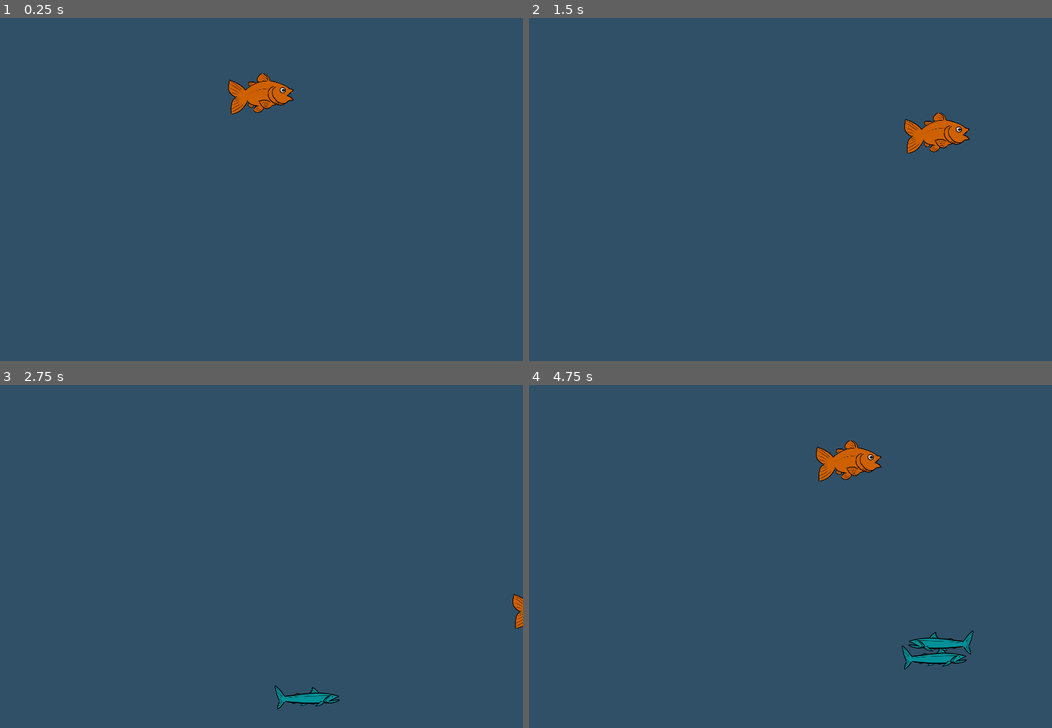
Above: before the commit, frames 1-4 (two rows, left to right).
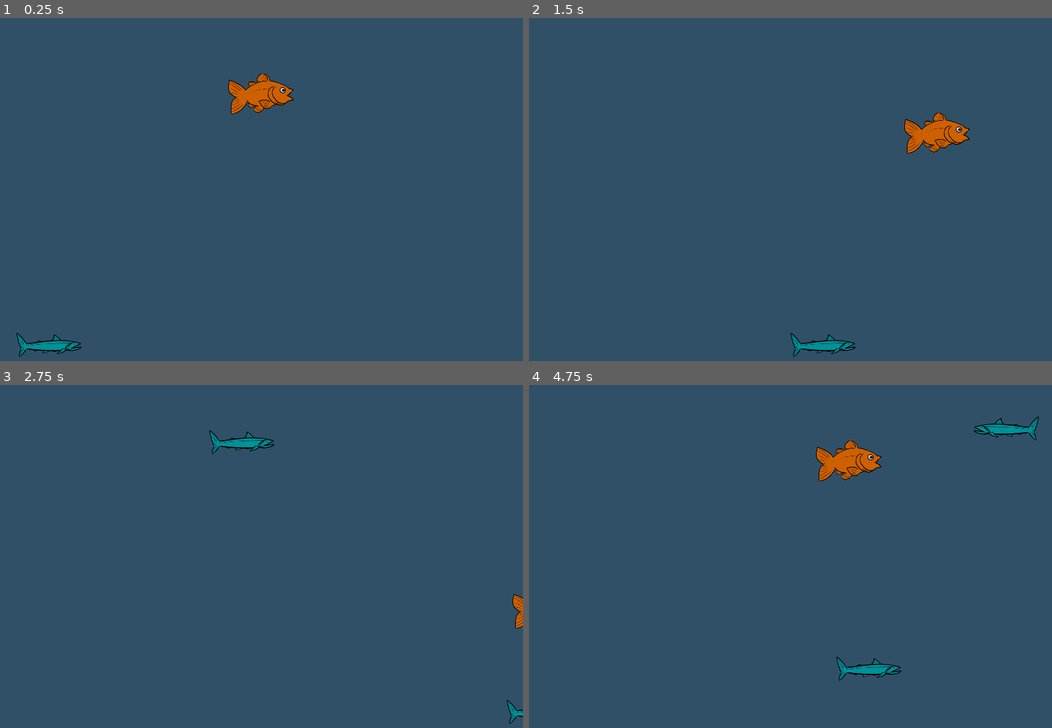
Above: after the commit, the same moments.

Repository: CatNine9/FishGame
Game: Godot game, scene res://Levels/Main.tscn
Same seed, same stepped clock (60 frames per second), same inputs: the game is played once before the commit and once after it.
Inputs:
- Up to frame 1 (0.25 s): no input
- Up to frame 2 (1.5 s): hold Right (ui_right) 0.53-1.28 s; hold Down (ui_down) from 1.28 s (still down)
- Up to frame 3 (2.75 s): release Down (ui_down) at 2.03 s; hold Right (ui_right) from 2.03 s (still down)
- Up to frame 4 (4.75 s): release Right (ui_right) at 2.78 s; hold Up (ui_up) 2.78-3.53 s; hold Left (ui_left) from 3.53 s (still down)

The runs differ from the first frame. In frame 1, 0.4% of the frame differs, in the area x 3-16%, y 91-99%; in frame 2, 0.4%; in frame 3, 0.9%; in frame 4, 1.6%, in the area x 58-98%, y 9-87%.

Commit message:
Bug fix
Enemies were spawning outside of the window. Now all enemies spawn within the correct constraints.

Diff:
--- a/FishGame/Fish/Enemy.gd
+++ b/FishGame/Fish/Enemy.gd
@@ -9,12 +9,13 @@
 
 func _ready():
 	if spawn_side == 0:
-		position.x = 100
+		position.x = 0
 	elif spawn_side == 1:
-		position.x = 700
+		position.x = 800
 		sprite.flip_h = true
 	else:
 		print("Spawn side not ready.")
+	print("Spawned at y ", position.y)
 
 func _process(delta):
 	if spawn_side == 0:
--- a/FishGame/Levels/Main.gd
+++ b/FishGame/Levels/Main.gd
@@ -24,7 +24,7 @@
 	else:
 		print("Invalid side value, side value is: ", random_side_value)
 
-	var random_height_value = randi_range(0, 800)
+	var random_height_value = randi_range(0, 600)
 
 	var enemy_preload = preload("res://Fish/Enemy.tscn")
 	var enemy_spawn = enemy_preload.instantiate()
